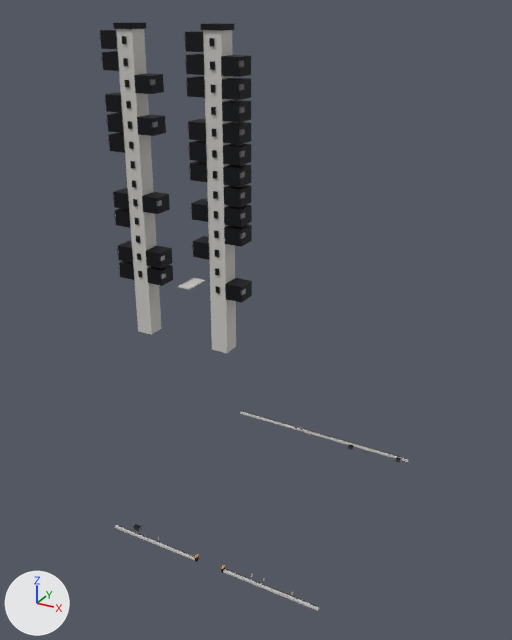
Two versions of the FBX model Assets/_Project/04.Art/02.Models/Megastructure/SM_Mega_CapsuleTower.fbx, one commit apart.
The view is the same before and after, from a camera (50 mm lens) standing at (108.0, -211.0, 215.0) and looking at (-2.0, -11.0, 115.0). Arrows for +X, +Y and +Z are at lower left; the lights stay in place. The first picture is the older version. Where no turn or scale is listed for an object, it has been applied to the vertices.

Before the edit, the objects in view are built like this:
```python
me_sm_mega_capsuletower = bpy.data.meshes.new('SM_Mega_CapsuleTower')
me_sm_mega_capsuletower.from_pydata(...)  # 1416 vertices, 1062 faces; spans x -42.0..42.0, y -59.0..48.0, z 35.0..212.0
# faces by material slot: [84, 528, 402, 48]
me_sm_mega_capsuletower.materials.append(mat_m_mega_concrete)  # light grey #cdcbc6
me_sm_mega_capsuletower.materials.append(mat_m_mega_steel)  # grey #6e7075
me_sm_mega_capsuletower.materials.append(mat_m_mega_dark)  # dark grey #303134
me_sm_mega_capsuletower.materials.append(mat_m_mega_signal)  # orange #e29342
ob_sm_mega_capsuletower = bpy.data.objects.new('SM_Mega_CapsuleTower', me_sm_mega_capsuletower)
ob_sm_mega_capsuletower.location = (0.0, 0.0, 0.0)
```
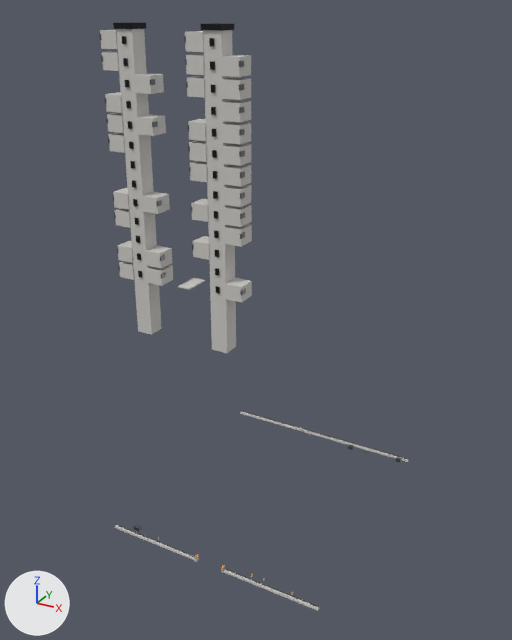
What differs and where, as boxes (x1, y1, x2, y2) in the pictures (512 x 640 px):
part 1 of me_sm_mega_capsuletower, recoloured (dark grey to light grey)
    both: (100, 30, 252, 573)

Diff of the bpy script that builds the scene:
```diff
--- a/Assets/_Project/04.Art/02.Models/Megastructure/SM_Mega_CapsuleTower.fbx.py
+++ b/Assets/_Project/04.Art/02.Models/Megastructure/SM_Mega_CapsuleTower.fbx.py
@@ me_sm_mega_capsuletower @@
 # used by ob_sm_mega_capsuletower; location = (0.0, 0.0, 0.0)
-me_sm_mega_capsuletower.from_pydata(...)  # 1416 vertices, 1062 faces; spans x -42.0..42.0, y -59.0..48.0, z 35.0..212.0
+me_sm_mega_capsuletower.from_pydata(...)  # 1376 vertices, 1032 faces; spans x -42.0..42.0, y -59.0..48.0, z 35.0..212.0
+# me_sm_mega_capsuletower part 1: 204 faces spanning x -20.0..20.0, y -59.0..-47.0, z 35.0..210.0 switch from mat_m_mega_dark (dark grey #303134) to mat_m_mega_concrete (light grey #cdcbc6)
+# edits to the shape of me_sm_mega_capsuletower do not show in these pictures
 me_sm_mega_capsuletower.materials.append(mat_m_mega_steel)
```
